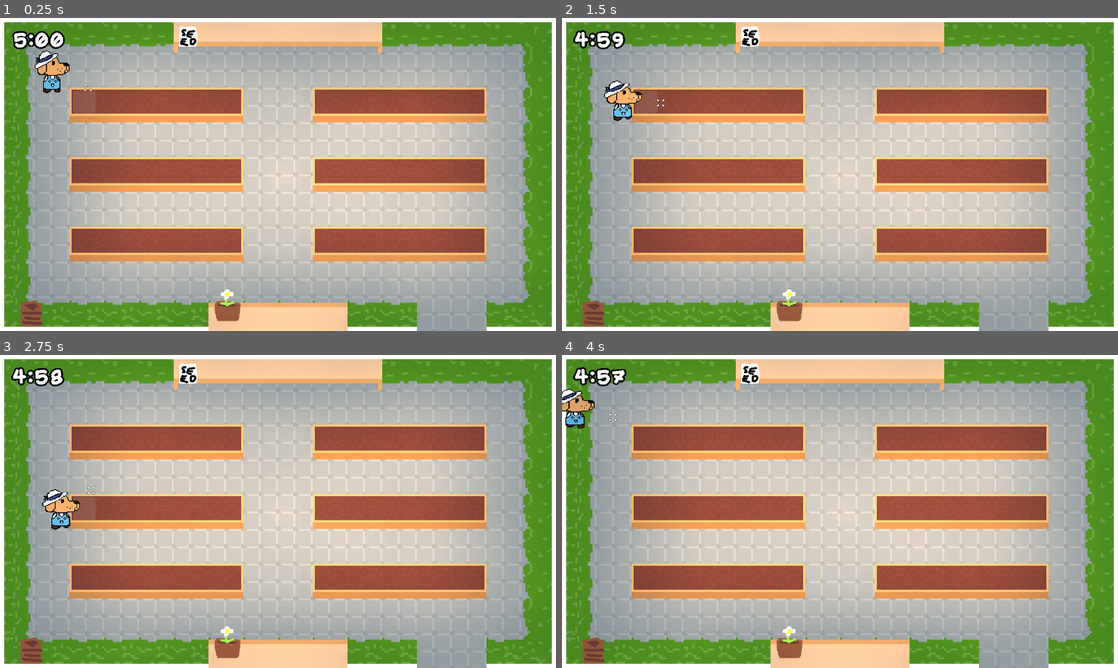
Above: before the commit, frames 1-4 (two rows, left to right).
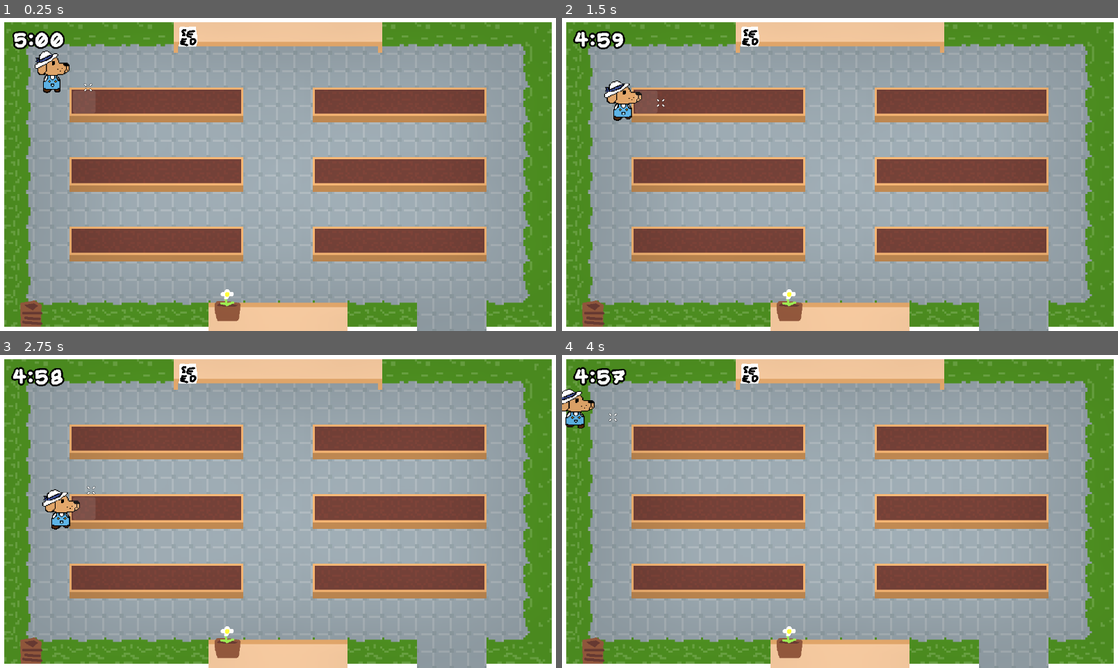
Above: after the commit, the same moments.

Repository: artisiole/gmtk-2026
Game: Godot game, scene res://scenes/maine2.tscn
The game is run twice, just before and just after one commit, with the same random seed, the same clock (stepped at 60 frames per second) and the same inputs. This scene is started directly instead of the project's main scene.
Inputs (mouse positions are in pixels of both pictures, inside the frame that each line leads up to):
- Up to frame 1 (0.25 s): no input
- Up to frame 2 (1.5 s): tap Enter at 0.5 s; move the mouse to (645, 102) at 0.52 s; press the mouse at (645, 102) at 0.53 s; hold Right (right) 0.53-1.28 s; move the mouse to (684, 102) at 1.27 s; release the mouse at (684, 102) at 1.28 s; hold Down (down) from 1.28 s (still down); tap Shift (sprint) at 1.35 s
- Up to frame 3 (2.75 s): move the mouse to (155, 439) at 2.02 s; release Down (down) at 2.03 s; press the mouse at (155, 439) at 2.03 s; hold Right (right) from 2.03 s (still down)
- Up to frame 4 (4 s): move the mouse to (756, 439) at 2.77 s; release Right (right) at 2.78 s; release the mouse at (756, 439) at 2.78 s; hold Up (up) 2.78-3.53 s; tap Shift (sprint) at 2.85 s; move the mouse to (789, 439) at 3.52 s; press the mouse at (789, 439) at 3.53 s; hold Left (left) from 3.53 s (still down)

The runs differ from the first frame. In frame 1, 49% of the frame differs, in the area x 11-91%, y 9-87%; in frame 2, 49%, in the area x 10-91%, y 9-87%; in frame 3, 49%; in frame 4, 49%.

Commit message:
better lights sorta

Diff:
--- a/scenes/maine2.tscn
+++ b/scenes/maine2.tscn
@@ -1465,80 +1465,76 @@
 [node name="Lights_Main" type="Node2D" parent="." unique_id=572058060]
 position = Vector2(3.637979e-12, 1.8189894e-12)
 scale = Vector2(0.99999994, 0.99999994)
+script = ExtResource("29_q4lcp")
 
 [node name="PointLight2D" type="PointLight2D" parent="Lights_Main" unique_id=903424512]
-position = Vector2(352.00003, 180)
-scale = Vector2(10.999999, 5.648)
-color = Color(1, 0.6862745, 0.44705883, 0.24313726)
-energy = 1.9
+position = Vector2(352, 179.99998)
+scale = Vector2(10.999998, 5.6479993)
+color = Color(1, 1, 1, 0.24313726)
+energy = 0.5
 texture = SubResource("GradientTexture2D_bpmhk")
-script = ExtResource("29_q4lcp")
 
 [node name="PointLight2D2" type="PointLight2D" parent="Lights_Main" unique_id=1145822458]
-position = Vector2(350.00003, 350)
-scale = Vector2(10.84375, 5.648)
-color = Color(1, 0.6862745, 0.44705883, 0.24313726)
-energy = 1.9
+position = Vector2(350, 349.99997)
+scale = Vector2(10.843749, 5.6479993)
+color = Color(1, 1, 1, 0.24313726)
+energy = 0.5
 texture = SubResource("GradientTexture2D_bpmhk")
 
 [node name="PointLight2D3" type="PointLight2D" parent="Lights_Main" unique_id=248825495]
-position = Vector2(349, 514)
-scale = Vector2(10.875001, 5.648)
-color = Color(1, 0.6862745, 0.44705883, 0.24313726)
-energy = 1.9
+position = Vector2(348.99997, 513.99994)
+scale = Vector2(10.875, 5.6479993)
+color = Color(1, 1, 1, 0.24313726)
+energy = 0.5
 texture = SubResource("GradientTexture2D_bpmhk")
 
 [node name="PointLight2D4" type="PointLight2D" parent="Lights_Main" unique_id=2106718470]
-position = Vector2(928, 514.00006)
-scale = Vector2(11.406249, 5.648)
-color = Color(1, 0.6862745, 0.44705883, 0.24313726)
-energy = 1.9
+position = Vector2(927.99994, 514)
+scale = Vector2(11.406248, 5.6479993)
+color = Color(1, 1, 1, 0.24313726)
+energy = 0.5
 texture = SubResource("GradientTexture2D_bpmhk")
 
 [node name="PointLight2D5" type="PointLight2D" parent="Lights_Main" unique_id=1646717059]
-position = Vector2(921, 354)
-scale = Vector2(11.21875, 5.648)
-color = Color(1, 0.6862745, 0.44705883, 0.24313726)
-energy = 1.9
+position = Vector2(920.99994, 353.99997)
+scale = Vector2(11.218749, 5.6479993)
+color = Color(1, 1, 1, 0.24313726)
+energy = 0.5
 texture = SubResource("GradientTexture2D_bpmhk")
 
 [node name="PointLight2D6" type="PointLight2D" parent="Lights_Main" unique_id=1278808477]
-position = Vector2(920.99994, 192.00002)
-scale = Vector2(11.031248, 5.648)
-color = Color(1, 0.6862745, 0.44705883, 0.24313726)
-energy = 1.9
+position = Vector2(920.9999, 192)
+scale = Vector2(11.031247, 5.6479993)
+color = Color(1, 1, 1, 0.24313726)
+energy = 0.5
 texture = SubResource("GradientTexture2D_bpmhk")
 
 [node name="PointLight2D7" type="PointLight2D" parent="Lights_Main" unique_id=1197612616]
-position = Vector2(643.00006, 360)
-scale = Vector2(8.068, 12)
-color = Color(1, 0.6862745, 0.44705883, 0.24313726)
-energy = 1.9
+position = Vector2(643, 359.99997)
+scale = Vector2(8.067999, 11.999999)
+color = Color(1, 1, 1, 0.24313726)
+energy = 0.5
 texture = SubResource("GradientTexture2D_bpmhk")
 
-[node name="Lights_Customers" type="Node2D" parent="." unique_id=710636430]
-position = Vector2(-1.9999998, 707)
-scale = Vector2(0.99999994, 0.99999994)
-
-[node name="PointLight2D7" type="PointLight2D" parent="Lights_Customers" unique_id=451990756]
-position = Vector2(620, 365)
-scale = Vector2(14.6875, 13.28125)
-color = Color(1, 0.6862745, 0.44705883, 0.24313726)
-energy = 1.9
+[node name="PointLight2D8" type="PointLight2D" parent="Lights_Main" unique_id=451990756]
+position = Vector2(617.99994, 1072)
+scale = Vector2(14.687499, 13.281249)
+color = Color(1, 1, 1, 0.24313726)
+energy = 0.5
 texture = SubResource("GradientTexture2D_bpmhk")
 
-[node name="PointLight2D8" type="PointLight2D" parent="Lights_Customers" unique_id=1159666945]
-position = Vector2(247.99998, 357)
-scale = Vector2(11.128, 13.8125)
-color = Color(1, 0.6862745, 0.44705883, 0.24313726)
-energy = 1.9
+[node name="PointLight2D9" type="PointLight2D" parent="Lights_Main" unique_id=1159666945]
+position = Vector2(245.99997, 1064)
+scale = Vector2(11.127999, 13.812499)
+color = Color(1, 1, 1, 0.24313726)
+energy = 0.5
 texture = SubResource("GradientTexture2D_bpmhk")
 
-[node name="PointLight2D9" type="PointLight2D" parent="Lights_Customers" unique_id=1583980292]
-position = Vector2(1055, 357)
-scale = Vector2(11.128, 13.75)
-color = Color(1, 0.6862745, 0.44705883, 0.24313726)
-energy = 1.9
+[node name="PointLight2D10" type="PointLight2D" parent="Lights_Main" unique_id=1583980292]
+position = Vector2(1052.9999, 1064)
+scale = Vector2(11.127999, 13.749999)
+color = Color(1, 1, 1, 0.24313726)
+energy = 0.5
 texture = SubResource("GradientTexture2D_bpmhk")
 
 [node name="Pots_Container" type="Node2D" parent="." unique_id=425512997]
@@ -1582,12 +1578,13 @@
 position = Vector2(0, 146)
 
 [connection signal="daytime" from="Camera2D/DayManager" to="SkyOverlay" method="_on_day_manager_daytime"]
-[connection signal="daytime" from="Camera2D/DayManager" to="Lights_Main/PointLight2D" method="_on_day_manager_daytime"]
+[connection signal="daytime" from="Camera2D/DayManager" to="Lights_Main" method="_on_day_manager_daytime"]
 [connection signal="nighttime" from="Camera2D/DayManager" to="SkyOverlay" method="_on_day_manager_nighttime"]
-[connection signal="nighttime" from="Camera2D/DayManager" to="Lights_Main/PointLight2D" method="_on_day_manager_nighttime"]
+[connection signal="nighttime" from="Camera2D/DayManager" to="Lights_Main" method="_on_day_manager_nighttime"]
 [connection signal="sunset" from="Camera2D/DayManager" to="SkyOverlay" method="_on_day_manager_sunset"]
-[connection signal="sunset" from="Camera2D/DayManager" to="Lights_Main/PointLight2D" method="_on_day_manager_sunset"]
+[connection signal="sunset" from="Camera2D/DayManager" to="Lights_Main" method="_on_day_manager_sunset"]
 [connection signal="timeout" from="Camera2D/DayManager" to="Player" method="_on_day_manager_timeout"]
+[connection signal="timeout" from="Camera2D/DayManager" to="Lights_Main" method="_on_day_manager_timeout"]
 [connection signal="body_entered" from="CameraTrigger" to="CameraTrigger" method="_on_body_entered"]
 [connection signal="body_entered" from="CameraTrigger2" to="CameraTrigger2" method="_on_body_entered"]
 [connection signal="body_entered" from="Compost" to="Compost" method="_on_body_entered"]
--- a/scripts/light.gd
+++ b/scripts/light.gd
@@ -1,15 +1,37 @@
-extends PointLight2D
+extends Node2D
 
 # There's no way this works.
 
 
 func _on_day_manager_daytime():
-	energy = 0.0
+	for light in get_children():
+		light.energy = 0.5
+		light.color = Color("ffffff3e")
 
 func _on_day_manager_sunset():
-	energy = 0.0
+	for light in get_children():
+		var brightness = 1.0
 
-# These top two are mostly to play it safe with resetting it to 0.0.
+		var light_color : Color = Color("84c7f83e")
+
+		var tween = get_tree().create_tween()
+		tween.tween_property(light, "energy", brightness, 7.5).set_trans(Tween.TRANS_LINEAR)
+
+		var tween2 = get_tree().create_tween()
+		tween2.tween_property(light, "color", light_color, 7.5).set_trans(Tween.TRANS_LINEAR)
 
 func _on_day_manager_nighttime():
-	energy = 1.9
+	for light in get_children():
+		var brightness = 1.9
+
+		var light_color : Color = Color("ffaf723e")
+
+		var tween = get_tree().create_tween()
+		tween.tween_property(light, "energy", brightness, 7.5).set_trans(Tween.TRANS_LINEAR)
+
+		var tween2 = get_tree().create_tween()
+		tween2.tween_property(light, "color", light_color, 7.5).set_trans(Tween.TRANS_LINEAR)
+
+func _on_day_manager_timeout():
+	for light in get_children():
+		light.energy = 0.0
